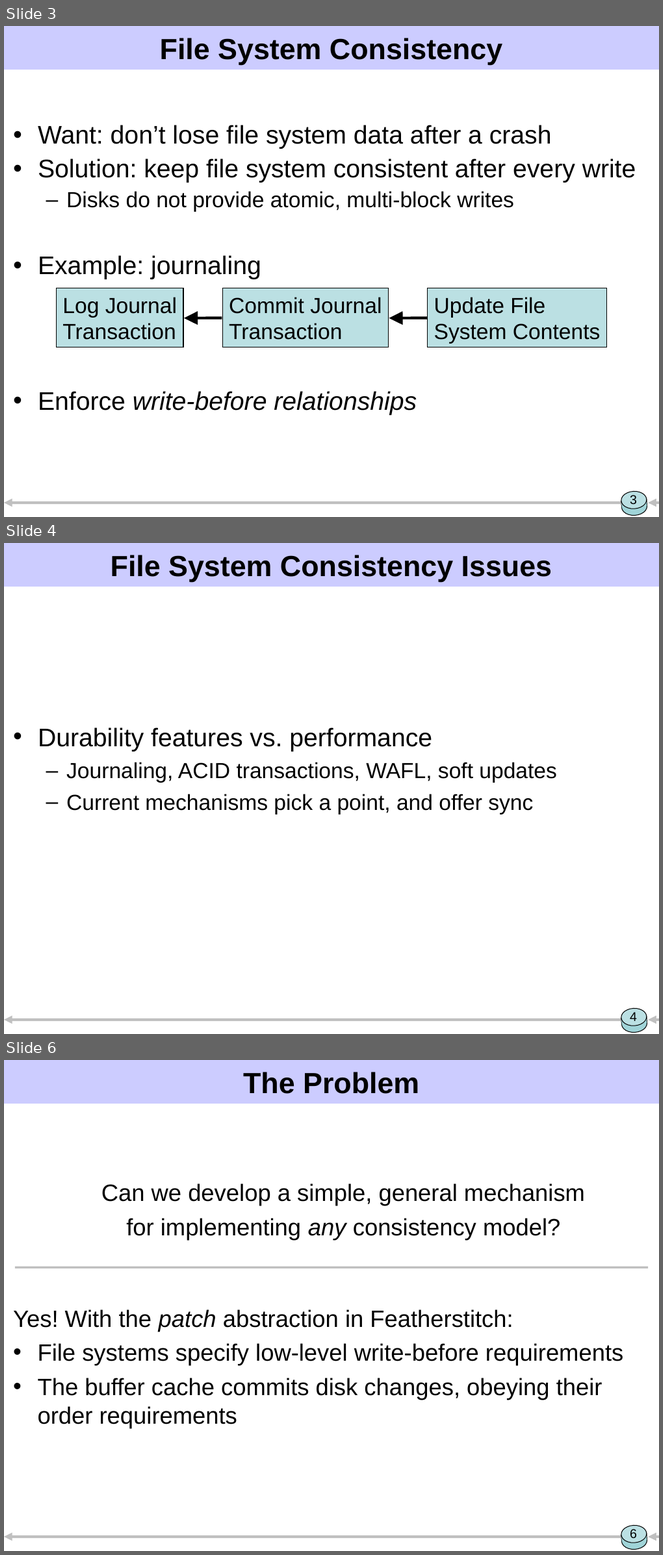
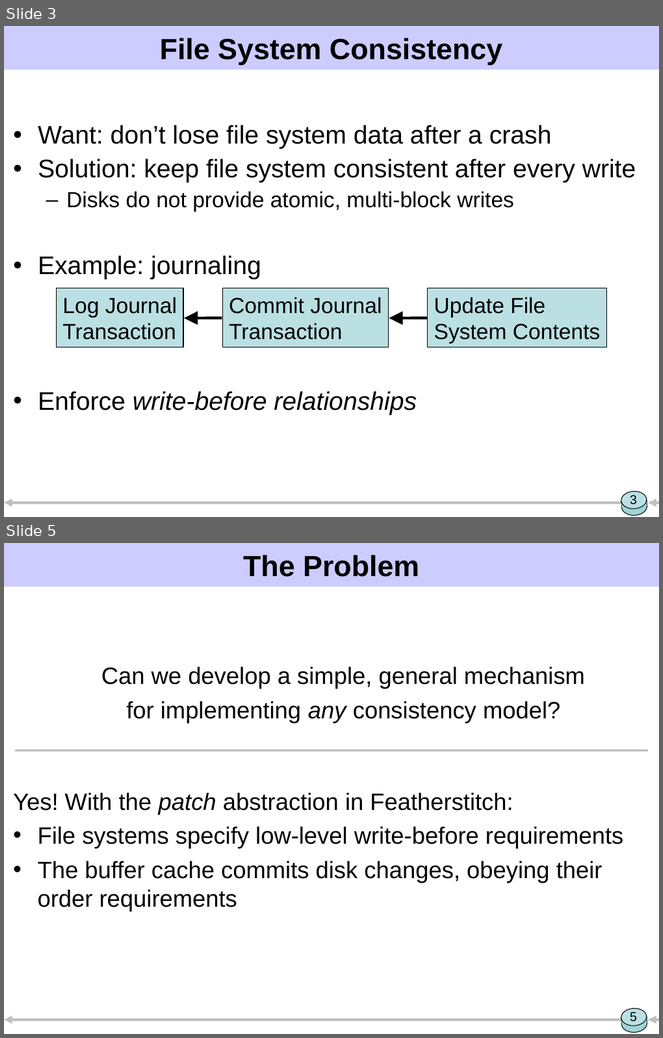
Before and after one commit to ucla-readable/fstitch-doc, a slide deck: sosp/pres.ppt. Shown one above the other, each under a label of ours: slides 3, 4 and 6 before the commit, slides 3 and 5 after it; the slides between them are not shown. The pictures are 663x1555 and 663x1038 pixels, drawn with LibreOffice and Linux fonts; fonts in the diff are those of the drawing. Boxes give left, top, right and bottom in pixels: in the first picture for what was removed or moved away, otherwise in the second. Text is boxed around its words. In the diff, an @@ line names an element or a change of style, - is before the commit and + after.

```diff
--- a/sosp/pres.ppt
+++ b/sosp/pres.ppt
@@ slide 4 removed at (4,543,659,1034), background #FFFFFF; not listed: 7 template elements that a slide beside it also shows @@
@@ title removed at (111,555,552,582) @@
-File System Consistency Issues
@@ text removed at (38,728,557,815) @@
-• Durability features vs. performance
-  – Journaling, ACID transactions, WAFL, soft updates
-  – Current mechanisms pick a point, and offer sync
@@ page number removed at (630,1012,637,1021) @@
-4
@@ what was slide 6 is now slide 5 @@
@@ page number at (630,1012,637,1022): text changed @@
-6
+5
```
Also in this commit, not shown: 14 slides changed, 2 slides added, 4 other slides removed, 1 other file.
